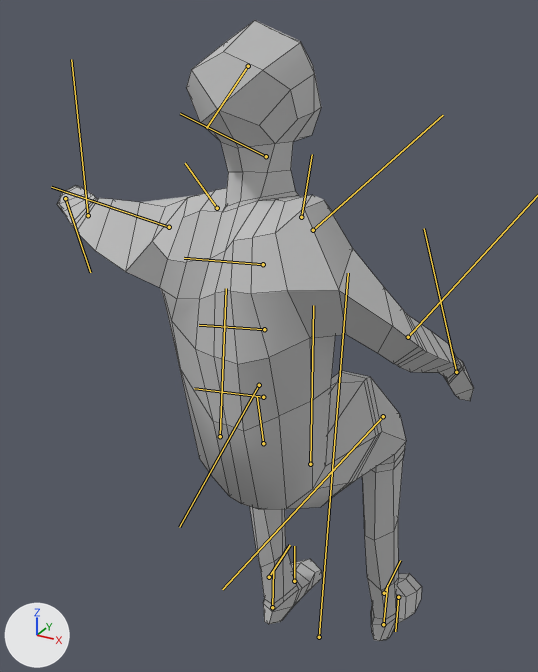
One commit to the FBX model FridgeEntertainmentGame/Assets/Animation/samOfficeAnimation.fbx: the scene before it, then after it.
The view is the same before and after, from a 50 mm camera at (1.256, -1.354, 1.553) aimed at (0.493, 0.032, 0.859). Lighting does not change. The marker at lower left points along +X, +Y and +Z. Both versions are drawn at frame 120 of the action 'Take 001'; the numbers are the values there. The bones that bend it are drawn over the model as lines. Mesh edges are drawn as thin lines.

In view in the first picture: 'characterLowPoly:polySurface1'.
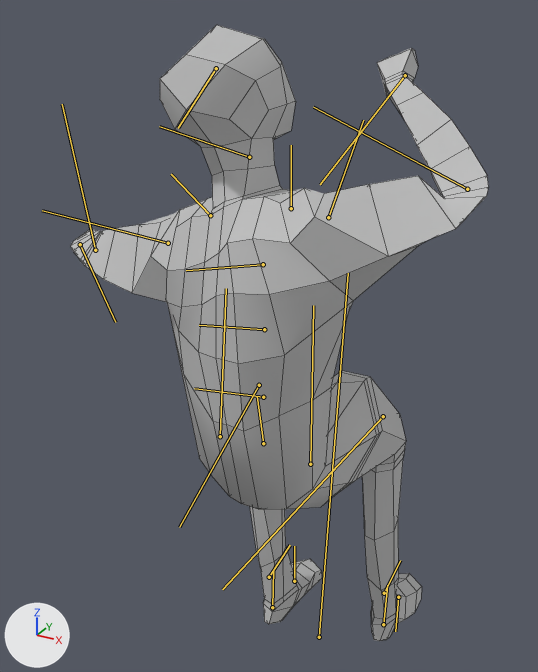
Pixel boxes [x1, y1, x2, y2] of what changed, in the pictures (538 x 672 px):
'characterLowPoly:polySurface1', posed: before [57, 20, 474, 641]; after [70, 25, 489, 641]
bone 'Upper_Back_Jnt', root to tip: before (263, 264) to (184, 258); after (263, 264) to (186, 270)
bone 'Clavicle_R_Jnt', root to tip: before (301, 217) to (312, 154); after (291, 208) to (291, 145)
bone 'Shoulder_R_Jnt', root to tip: before (313, 230) to (443, 115); after (328, 217) to (363, 120)

The change in detail:
Bone 'Upper_Back_Jnt' (bone_upper_back_jnt) turns from (0, 8, 2) to (1, 11, -7) degrees about its own x, y and z.
Bone 'Clavicle_R_Jnt' (bone_clavicle_r_jnt) turns from (-1, -56, 27) to (5, -28, 22) degrees about its own x, y and z.
Bone 'Shoulder_R_Jnt' (bone_shoulder_r_jnt) turns from (-85, 54, -71) to (96, 73, 78) degrees about its own x, y and z.
Bone 'Elbow_R_Jnt' (bone_elbow_r_jnt) turns from (2, 18, 6) to (-38, 59, 22) degrees about its own x, y and z.
